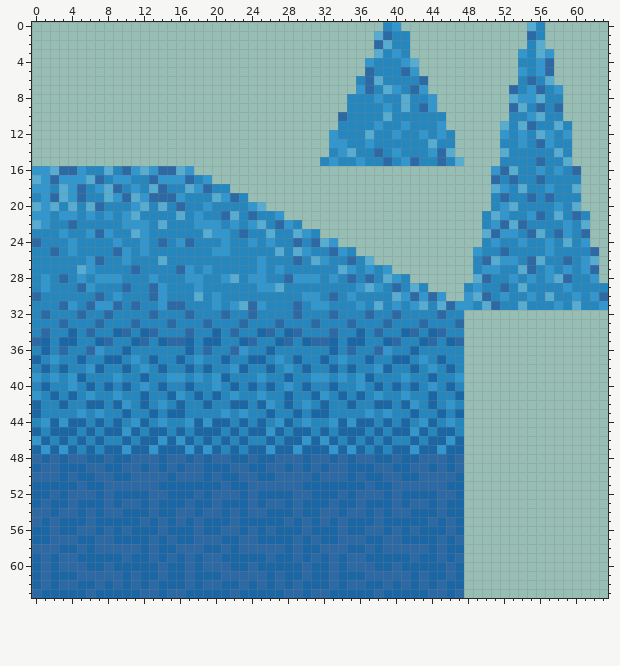
A pixel-art file gets an edit: hbtl/assets/textures/ice/ice_tileset.aseprite. The picture above is the old version.
64x64 pixels, 1 frame.
The same view after the edit:
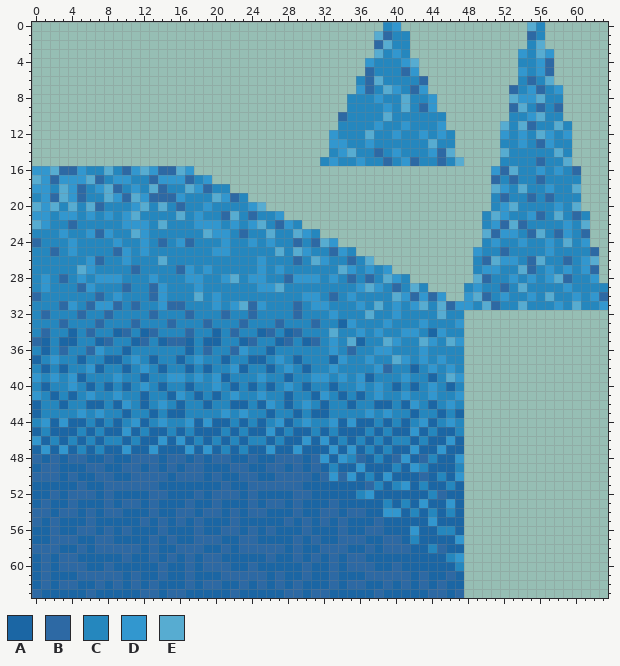
Palette (. is transparent): A #1b66a4  B #2d69a4  C #2587be  D #3297cf  E #57acd1
Edits made:
@@ x 30..49 @@
 31 CDDCCCDCECDCDECEBDDC
-32 CCCBCCCBCCBCCCCBCC..
-33 CBCCCBCCCBCCCBCCCB..
-34 CCCBCCACBCCABCABCC..
-35 ABBACAACCABCCABCAB..
-36 CCCACBCCBDCCACCCCC..
-37 CCACDCCACCAACDCACC..
-38 ACCACACCDACCACDCAC..
-39 CDDCDCDACCCDCCACCD..
-40 ACCACCDCACACACDCAC..
-41 CADCACACDCCDCCACCA..
+32 CCCDCCCECCDCCCCECC..
+33 CBCCADCCCDCCCDCCCD..
+34 CCCECCDCDCCDDCADCC..
+35 ABCDCEACCEDCCEDCED..
+36 CCCDCBCCDDCCCDCCCC..
+37 CCCADCCDCCEDCDCDCC..
+38 ACCDCCCCDBCCACDCDC..
+39 CDDCDCDACCCDCCACED..
+40 ACCACCDCDCACACDCAC..
+41 CADCACACDCCDCCDCCD..
 42 DCACCACCAACADCACDC..
@@ x 30..49 @@
 47 AAADADACACAADAADAA..
-48 ABBABABBAABAABBBAB..
-49 ABABBAAABBAABBABAB..
-50 BABBBABAABBAABBBBA..
-51 AAAAAAABAABBBBBBAA..
-52 BAAABABBBABAAAABBA..
-53 AAABAABAAABABBABAA..
-54 AABBABBABABBAAABAA..
-55 BABABAAABAAAAABABA..
-56 BAAABAABBABABAAABA..
-57 ABAABBBAABBAAAABAB..
-58 AABBBAABABBBBBABAA..
-59 ABABABBAAAAABAABAB..
-60 BAABABBBAABAAAAABA..
+48 ABDADCBACABDABCAAD..
+49 ABACAADAAACADCAAAC..
+50 BABDBDACADAAABACAD..
+51 AAAAAAABCACDACAACA..
+52 BAAAAACDAAAAAACBAA..
+53 AAABAAAAACACADAADA..
+54 AABBABBAADDACACACA..
+55 BABABAAABAAAAADAAA..
+56 BAAABAABBAAADAACCA..
+57 ABAABBBAABBACAAAAD..
+58 AABBBAABABBBAACBAA..
+59 ABABABBAAAAAAAAACD..
+60 BAABABBBAABAAAAAAC..
 61 BAABAAABBBBBABAABA..
